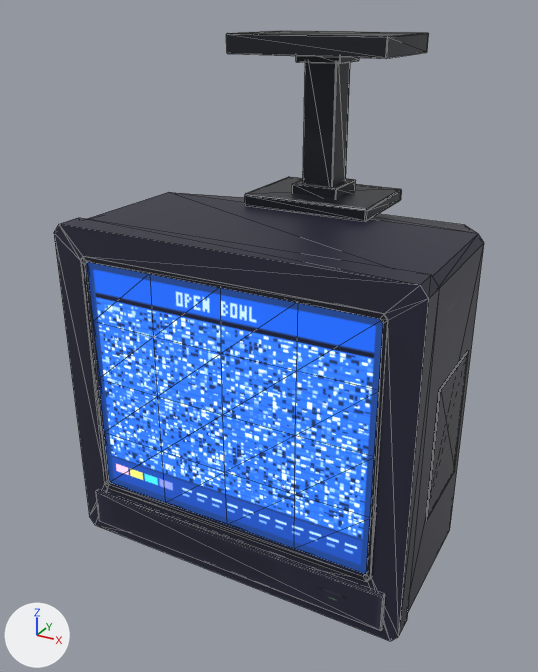
Two versions of the glTF model assets/environments/arcade/props/score_monitor.glb, one commit apart.
Both versions are drawn from a 50 mm lens placed at (0.715, -1.438, 1.167), pointed at (-0.041, -0.063, 0.48). Lighting does not change. The marker at lower left points along +X, +Y and +Z. The picture after the commit comes second. Mesh edges are drawn as thin lines.

Before the edit, the objects in view are built like this:
```python
mat_arcade_crt_glass = bpy.data.materials.new('arcade_crt_glass')
mat_arcade_crt_glass.use_nodes = True; mat_arcade_crt_glass.node_tree.nodes.clear()
_N = mat_arcade_crt_glass.node_tree.nodes; _L = mat_arcade_crt_glass.node_tree.links
n0 = _N.new('ShaderNodeBsdfPrincipled'); n0.name = 'Principled BSDF'
n0.inputs[2].default_value = 0.13  # 'Roughness'
n0.inputs[28].default_value = 1.45  # 'Emission Strength'
n1 = _N.new('ShaderNodeOutputMaterial'); n1.name = 'Material Output'
n2 = _N.new('ShaderNodeTexImage'); n2.name = 'Image Texture'
n2.image = img_arcade_crt_surfaces
n2.extension = 'EXTEND'
n3 = _N.new('ShaderNodeMix'); n3.name = 'Mix'
n3.data_type = 'RGBA'
n3.blend_type = 'MULTIPLY'
n3.inputs[0].default_value = 1.0  # 'Factor'
n4 = _N.new('ShaderNodeVertexColor'); n4.name = 'Color Attribute'
n5 = _N.new('ShaderNodeTexImage'); n5.name = 'Image Texture.001'
n5.image = img_arcade_crt_surfaces
n5.extension = 'EXTEND'
_L.new(n0.outputs[0], n1.inputs[0])  # 'BSDF' to 'Surface'
_L.new(n2.outputs[0], n0.inputs[27])  # 'Color' to 'Emission Color'
_L.new(n3.outputs[2], n0.inputs[0])  # 'Result' to 'Base Color'
_L.new(n4.outputs[0], n3.inputs[7])  # 'Color' to 'B'
_L.new(n5.outputs[0], n3.inputs[6])  # 'Color' to 'A'
me_arcade_score_monitor = bpy.data.meshes.new('arcade_score_monitor')
me_arcade_score_monitor.from_pydata(...)  # 345 vertices, 646 faces; spans x -0.4..0.4, y -0.335..0.335, z 0.0..1.12
# faces by material slot: [348, 220, 78]
me_arcade_score_monitor.materials.append(mat_arcade_crt_housing)
me_arcade_score_monitor.materials.append(mat_arcade_bracket)
me_arcade_score_monitor.materials.append(mat_arcade_crt_glass)
ob_arcade_score_monitor = bpy.data.objects.new('arcade_score_monitor', me_arcade_score_monitor)
ob_arcade_score_monitor.location = (0.0, 0.0, 0.0)
```
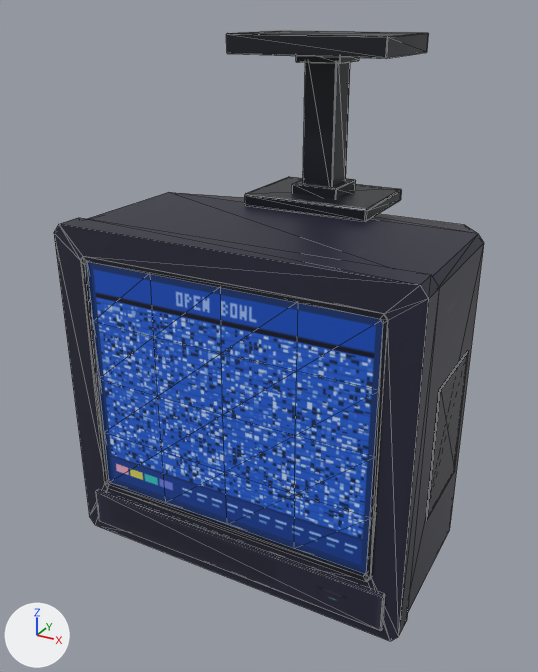
Where the change shows, as pixel boxes [x1, y1, x2, y2] in the pictures (538 x 672 px):
'arcade_score_monitor', recoloured (darker)
    both: [83, 260, 386, 577]

What changed in the scene script:
```text
Change mat_arcade_crt_glass:
    where n0 = _N.new('ShaderNodeBsdfPrincipled'); n0.name = 'Principled BSDF'
    n0.inputs[28].default_value: 1.45 -> 0.65  # 'Emission Strength'
    where n3 = _N.new('ShaderNodeMix'); n3.name = 'Mix'
    add n3.inputs[7].default_value = (0.015, 0.015, 0.015, 1.0)  # 'B', black #212121
    add n6 = _N.new('ShaderNodeMix'); n6.name = 'Mix.001'
    add n6.data_type = 'RGBA'
    add n6.blend_type = 'MULTIPLY'
    add n6.inputs[0].default_value = 1.0  # 'Factor'
    where n4 = _N.new('ShaderNodeVertexColor'); n4.name = 'Color Attribute'
    where n5 = _N.new('ShaderNodeTexImage'); n5.name = 'Image Texture.001'
    remove _L.new(n4.outputs[0], n3.inputs[7])  # 'Color' to 'B'
    remove _L.new(n5.outputs[0], n3.inputs[6])  # 'Color' to 'A'
    add _L.new(n6.outputs[2], n3.inputs[6])  # 'Result' to 'A'
    add _L.new(n4.outputs[0], n6.inputs[7])  # 'Color' to 'B'
    add _L.new(n5.outputs[0], n6.inputs[6])  # 'Color' to 'A'
```
